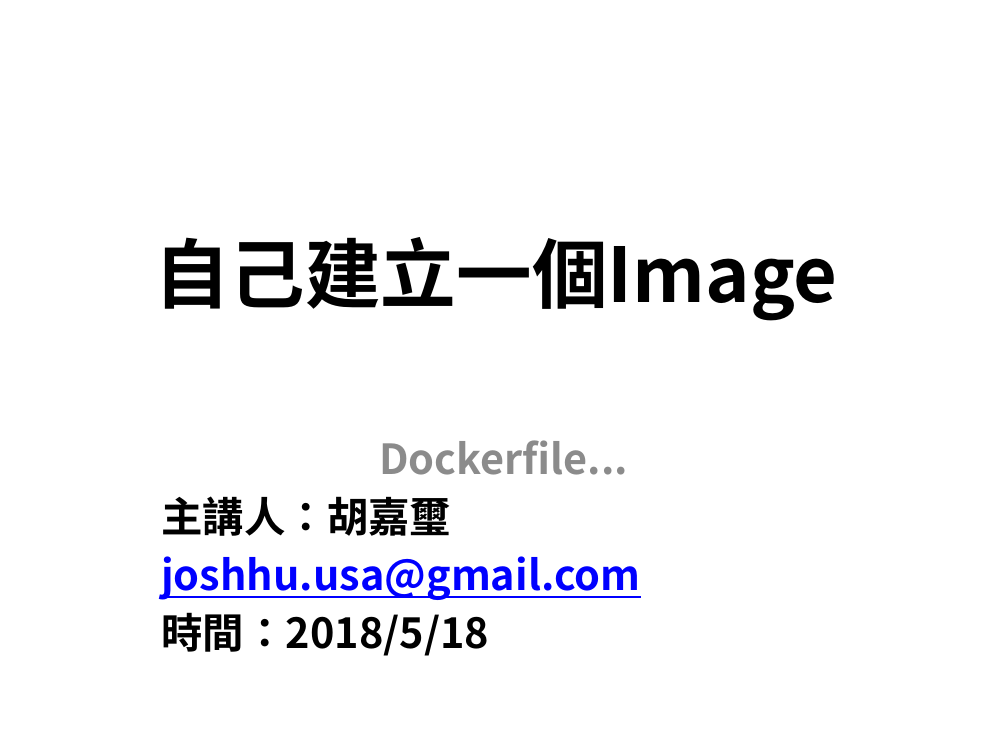
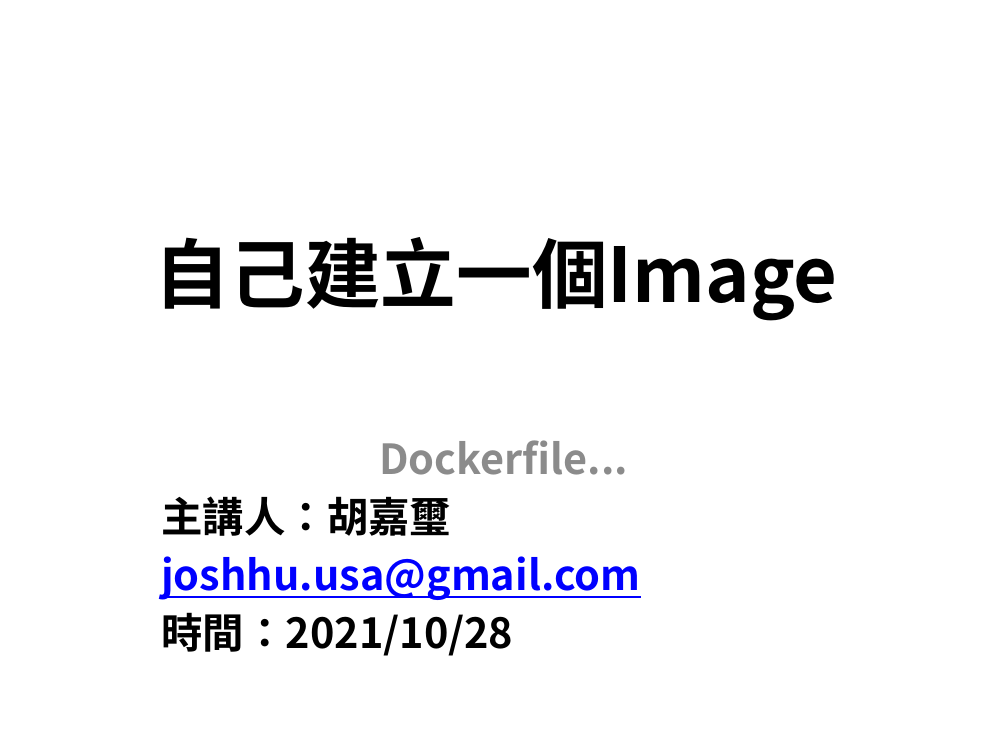
Before and after one commit to joshhu/k8s_must, a slide deck: slide 1 of 自己建立Docker image.pptx. Drawn at 1008x756 pixels with LibreOffice and Linux fonts; fonts in the diff are those of the drawing. Boxes give left, top, right and bottom in pixels: in the first picture for what was removed or moved away, otherwise in the second. Text is boxed around its words. In the diff, an @@ line names an element or a change of style, - is before the commit and + after.

```diff
--- a/自己建立Docker image.pptx
+++ b/自己建立Docker image.pptx
@@ subtitle at (x1=161, y1=612, x2=513, y2=656): text changed @@
-時間：2018/5/18
+時間：2021/10/28
```
Also in this commit, not shown: 4 other files.
